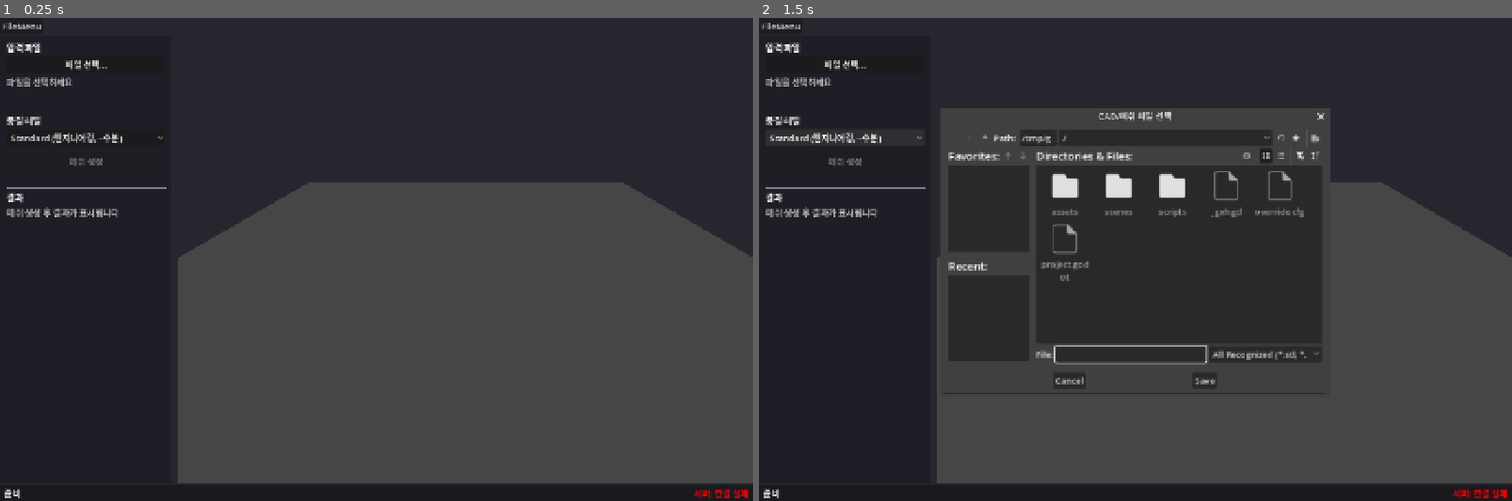
Above: before the commit, frames 1-2 (left to right).
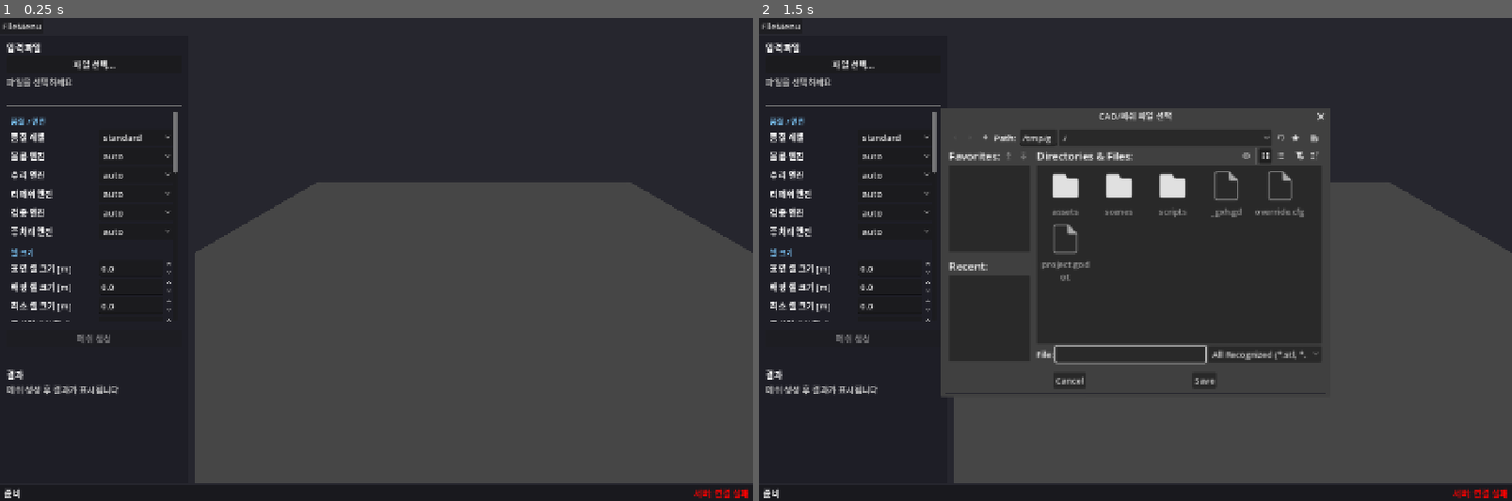
Above: after the commit, the same moments.

Repository: younglin90/AutoTessell
Game: Godot game, scene res://scenes/main.tscn
Same seed, same stepped clock (60 frames per second), same inputs: the game is played once before the commit and once after it.
Inputs (mouse positions are in pixels of both pictures, inside the frame that each line leads up to):
- Up to frame 1 (0.25 s): no input
- Up to frame 2 (1.5 s): click "파일 선택..." at 0.5 s; click (841, 138) at 1.25 s, where only the run before the commit has a clickable "Standard (엔지니어링, ~수분)"

The runs differ from the first frame. In frame 1, 3.2% of the frame differs, in the area x 0-100%, y 8-97%; in frame 2, 2.9%.

Commit message:
feat: Godot GUI full parameter editing + server integration
Scene (main.tscn):
- Replaced QualitySection with ParamsPanel (scrollable, 30+ params)
- Sidebar now has ScrollContainer for long parameter list
- Split offset increased to 350px for wider sidebar

main_ui.gd:
- Node paths updated for new scene structure
- Uses params_panel.get_ws_start_payload() for WebSocket start
- Removed hardcoded quality_options, all params from ParamsPanel

websocket_client.gd:
- start_mesh_with_params(job_id, payload) sends full param dict
- Reconnection uses payload dict instead of separate args
- Logs full params on connect

server.py:
- WebSocket receives extra_params from GUI
- Strategy override: element_size, base_cell_size, max_cells,
  bl_layers, tetwild_epsilon, snappy_snap_tolerance etc.
- All 30+ CLI options now controllable from Godot GUI

458 tests pass.

Co-Authored-By: Claude Opus 4.6 (1M context) <noreply@anthropic.com>

Diff:
--- a/godot/scenes/main.tscn
+++ b/godot/scenes/main.tscn
@@ -1,9 +1,10 @@
-[gd_scene load_steps=6 format=3]
+[gd_scene load_steps=7 format=3]
 
 [ext_resource type="Script" path="res://scripts/main_ui.gd" id="1"]
 [ext_resource type="Script" path="res://scripts/mesh_viewer.gd" id="2"]
 [ext_resource type="Script" path="res://scripts/sidebar.gd" id="3"]
 [ext_resource type="Script" path="res://scripts/status_bar.gd" id="4"]
+[ext_resource type="Script" path="res://scripts/params_panel.gd" id="5"]
 
 [sub_resource type="PlaneMesh" id="PlaneMesh_grid"]
 size = Vector2(10, 10)
@@ -45,93 +46,86 @@
 [node name="HSplitContainer" type="HSplitContainer" parent="VBoxContainer"]
 layout_mode = 2
 size_flags_vertical = 3
-split_offset = 320
+split_offset = 350
 
 [node name="Sidebar" type="PanelContainer" parent="VBoxContainer/HSplitContainer"]
 layout_mode = 2
-custom_minimum_size = Vector2(300, 0)
+custom_minimum_size = Vector2(340, 0)
 script = ExtResource("3")
 
-[node name="SidebarContent" type="VBoxContainer" parent="VBoxContainer/HSplitContainer/Sidebar"]
+[node name="SidebarScroll" type="ScrollContainer" parent="VBoxContainer/HSplitContainer/Sidebar"]
+layout_mode = 2
+size_flags_vertical = 3
+horizontal_scroll_mode = 0
+
+[node name="SidebarContent" type="VBoxContainer" parent="VBoxContainer/HSplitContainer/Sidebar/SidebarScroll"]
+layout_mode = 2
+size_flags_horizontal = 3
+
+[node name="FileSection" type="VBoxContainer" parent="VBoxContainer/HSplitContainer/Sidebar/SidebarScroll/SidebarContent"]
 layout_mode = 2
 
-[node name="FileSection" type="VBoxContainer" parent="VBoxContainer/HSplitContainer/Sidebar/SidebarContent"]
-layout_mode = 2
-
-[node name="FileLabel" type="Label" parent="VBoxContainer/HSplitContainer/Sidebar/SidebarContent/FileSection"]
+[node name="FileLabel" type="Label" parent="VBoxContainer/HSplitContainer/Sidebar/SidebarScroll/SidebarContent/FileSection"]
 layout_mode = 2
 text = "입력 파일"
 theme_override_font_sizes/font_size = 16
 
-[node name="FileButton" type="Button" parent="VBoxContainer/HSplitContainer/Sidebar/SidebarContent/FileSection"]
+[node name="FileButton" type="Button" parent="VBoxContainer/HSplitContainer/Sidebar/SidebarScroll/SidebarContent/FileSection"]
 layout_mode = 2
 text = "파일 선택..."
 
-[node name="FileInfo" type="RichTextLabel" parent="VBoxContainer/HSplitContainer/Sidebar/SidebarContent/FileSection"]
+[node name="FileInfo" type="RichTextLabel" parent="VBoxContainer/HSplitContainer/Sidebar/SidebarScroll/SidebarContent/FileSection"]
 layout_mode = 2
-custom_minimum_size = Vector2(0, 60)
+custom_minimum_size = Vector2(0, 50)
 bbcode_enabled = true
 text = "[color=gray]파일을 선택하세요[/color]"
 fit_content = true
 
-[node name="Sep1" type="HSeparator" parent="VBoxContainer/HSplitContainer/Sidebar/SidebarContent"]
+[node name="Sep1" type="HSeparator" parent="VBoxContainer/HSplitContainer/Sidebar/SidebarScroll/SidebarContent"]
 layout_mode = 2
 
-[node name="QualitySection" type="VBoxContainer" parent="VBoxContainer/HSplitContainer/Sidebar/SidebarContent"]
+[node name="ParamsPanel" type="PanelContainer" parent="VBoxContainer/HSplitContainer/Sidebar/SidebarScroll/SidebarContent"]
+layout_mode = 2
+size_flags_vertical = 3
+custom_minimum_size = Vector2(0, 400)
+script = ExtResource("5")
+
+[node name="Sep2" type="HSeparator" parent="VBoxContainer/HSplitContainer/Sidebar/SidebarScroll/SidebarContent"]
 layout_mode = 2
 
-[node name="QualityLabel" type="Label" parent="VBoxContainer/HSplitContainer/Sidebar/SidebarContent/QualitySection"]
-layout_mode = 2
-text = "품질 레벨"
-theme_override_font_sizes/font_size = 16
-
-[node name="QualityOptions" type="OptionButton" parent="VBoxContainer/HSplitContainer/Sidebar/SidebarContent/QualitySection"]
-layout_mode = 2
-item_count = 3
-popup/item_0/text = "Draft (빠른 검증, ~1초)"
-popup/item_0/id = 0
-popup/item_1/text = "Standard (엔지니어링, ~수분)"
-popup/item_1/id = 1
-popup/item_2/text = "Fine (최종 CFD, ~30분+)"
-popup/item_2/id = 2
-selected = 1
-
-[node name="Sep2" type="HSeparator" parent="VBoxContainer/HSplitContainer/Sidebar/SidebarContent"]
+[node name="ActionSection" type="VBoxContainer" parent="VBoxContainer/HSplitContainer/Sidebar/SidebarScroll/SidebarContent"]
 layout_mode = 2
 
-[node name="ActionSection" type="VBoxContainer" parent="VBoxContainer/HSplitContainer/Sidebar/SidebarContent"]
-layout_mode = 2
-
-[node name="GenerateButton" type="Button" parent="VBoxContainer/HSplitContainer/Sidebar/SidebarContent/ActionSection"]
+[node name="GenerateButton" type="Button" parent="VBoxContainer/HSplitContainer/Sidebar/SidebarScroll/SidebarContent/ActionSection"]
 layout_mode = 2
 text = "메쉬 생성"
 disabled = true
 
-[node name="ProgressBar" type="ProgressBar" parent="VBoxContainer/HSplitContainer/Sidebar/SidebarContent/ActionSection"]
+[node name="ProgressBar" type="ProgressBar" parent="VBoxContainer/HSplitContainer/Sidebar/SidebarScroll/SidebarContent/ActionSection"]
 layout_mode = 2
 value = 0.0
 show_percentage = true
 visible = false
 
-[node name="ProgressLabel" type="Label" parent="VBoxContainer/HSplitContainer/Sidebar/SidebarContent/ActionSection"]
+[node name="ProgressLabel" type="Label" parent="VBoxContainer/HSplitContainer/Sidebar/SidebarScroll/SidebarContent/ActionSection"]
 layout_mode = 2
 text = ""
 horizontal_alignment = 1
 
-[node name="Sep3" type="HSeparator" parent="VBoxContainer/HSplitContainer/Sidebar/SidebarContent"]
+[node name="Sep3" type="HSeparator" parent="VBoxContainer/HSplitContainer/Sidebar/SidebarScroll/SidebarContent"]
 layout_mode = 2
 
-[node name="ResultSection" type="VBoxContainer" parent="VBoxContainer/HSplitContainer/Sidebar/SidebarContent"]
+[node name="ResultSection" type="VBoxContainer" parent="VBoxContainer/HSplitContainer/Sidebar/SidebarScroll/SidebarContent"]
 layout_mode = 2
 
-[node name="ResultLabel" type="Label" parent="VBoxContainer/HSplitContainer/Sidebar/SidebarContent/ResultSection"]
+[node name="ResultLabel" type="Label" parent="VBoxContainer/HSplitContainer/Sidebar/SidebarScroll/SidebarContent/ResultSection"]
 layout_mode = 2
 text = "결과"
 theme_override_font_sizes/font_size = 16
 
-[node name="ResultInfo" type="RichTextLabel" parent="VBoxContainer/HSplitContainer/Sidebar/SidebarContent/ResultSection"]
+[node name="ResultInfo" type="RichTextLabel" parent="VBoxContainer/HSplitContainer/Sidebar/SidebarScroll/SidebarContent/ResultSection"]
 layout_mode = 2
-custom_minimum_size = Vector2(0, 200)
+custom_minimum_size = Vector2(0, 150)
 bbcode_enabled = true
 text = "[color=gray]메쉬 생성 후 결과가 표시됩니다[/color]"
 fit_content = true
--- a/godot/scripts/main_ui.gd
+++ b/godot/scripts/main_ui.gd
@@ -8,28 +8,24 @@
 extends Control
 
 # -----------------------------------------------------------------------
-# Node references
-# -----------------------------------------------------------------------
-@onready var file_button: Button = %FileButton if has_node("%FileButton") else $VBoxContainer/HSplitContainer/Sidebar/SidebarContent/FileSection/FileButton
-@onready var file_info: RichTextLabel = $VBoxContainer/HSplitContainer/Sidebar/SidebarContent/FileSection/FileInfo
-@onready var quality_options: OptionButton = $VBoxContainer/HSplitContainer/Sidebar/SidebarContent/QualitySection/QualityOptions
-@onready var generate_button: Button = $VBoxContainer/HSplitContainer/Sidebar/SidebarContent/ActionSection/GenerateButton
-@onready var progress_bar: ProgressBar = $VBoxContainer/HSplitContainer/Sidebar/SidebarContent/ActionSection/ProgressBar
-@onready var progress_label: Label = $VBoxContainer/HSplitContainer/Sidebar/SidebarContent/ActionSection/ProgressLabel
-@onready var result_info: RichTextLabel = $VBoxContainer/HSplitContainer/Sidebar/SidebarContent/ResultSection/ResultInfo
+# Node references (paths match main.tscn)
+# -----------------------------------------------------------------------
+const _SB := "VBoxContainer/HSplitContainer/Sidebar/SidebarScroll/SidebarContent"
+
+@onready var file_button: Button = get_node(_SB + "/FileSection/FileButton")
+@onready var file_info: RichTextLabel = get_node(_SB + "/FileSection/FileInfo")
+@onready var params_panel: PanelContainer = get_node(_SB + "/ParamsPanel")
+@onready var generate_button: Button = get_node(_SB + "/ActionSection/GenerateButton")
+@onready var progress_bar: ProgressBar = get_node(_SB + "/ActionSection/ProgressBar")
+@onready var progress_label: Label = get_node(_SB + "/ActionSection/ProgressLabel")
+@onready var result_info: RichTextLabel = get_node(_SB + "/ResultSection/ResultInfo")
 @onready var status_label: Label = $VBoxContainer/StatusBar/HBoxContainer/StatusLabel
 @onready var server_status: Label = $VBoxContainer/StatusBar/HBoxContainer/ServerStatus
 @onready var file_dialog: FileDialog = $FileDialog
-## Reference to the 3D viewport container.
 @onready var viewport_area: Control = $VBoxContainer/HSplitContainer/ViewerContainer if has_node("VBoxContainer/HSplitContainer/ViewerContainer") else null
-## MeshViewer Node3D inside the SubViewport.
 @onready var mesh_viewer = $VBoxContainer/HSplitContainer/ViewerContainer/SubViewport/MeshViewer if has_node("VBoxContainer/HSplitContainer/ViewerContainer/SubViewport/MeshViewer") else null
 
 var _selected_file_path: String = ""
-var _quality_map := ["draft", "standard", "fine"]
-
-## 파라미터 패널 (동적 생성 또는 씬에서 연결)
-var _params_panel: RefCounted = null
 
 # -----------------------------------------------------------------------
 # Lifecycle
@@ -39,7 +35,6 @@
 	file_button.pressed.connect(_on_file_button_pressed)
 	file_dialog.file_selected.connect(_on_file_selected)
 	generate_button.pressed.connect(_on_generate_pressed)
-	quality_options.item_selected.connect(_on_quality_selected)
 
 	# WebSocket 시그널
 	WebSocketClient.upload_completed.connect(_on_upload_completed)
@@ -133,14 +128,6 @@
 
 
 # -----------------------------------------------------------------------
-# Quality selection
-# -----------------------------------------------------------------------
-func _on_quality_selected(index: int) -> void:
-	AppState.quality_level = _quality_map[index]
-	status_label.text = "품질: %s" % AppState.quality_level
-
-
-# -----------------------------------------------------------------------
 # Mesh generation
 # -----------------------------------------------------------------------
 func _on_generate_pressed() -> void:
@@ -164,13 +151,19 @@
 	AppState.current_state = AppState.State.MESHING
 	progress_label.text = "메쉬 생성 시작..."
 
-	# WebSocket으로 메쉬 생성 시작
-	WebSocketClient.start_mesh(
-		job_id,
-		AppState.quality_level,
-		AppState.tier_hint,
-		AppState.max_iterations,
-	)
+	# ParamsPanel에서 모든 파라미터를 가져와 WebSocket으로 전달
+	if params_panel and params_panel.has_method("get_ws_start_payload"):
+		var payload: Dictionary = params_panel.get_ws_start_payload()
+		# start_mesh에 전체 payload 전달
+		WebSocketClient.start_mesh_with_params(job_id, payload)
+	else:
+		# fallback: 기본 파라미터
+		WebSocketClient.start_mesh(
+			job_id,
+			AppState.quality_level,
+			AppState.tier_hint,
+			AppState.max_iterations,
+		)
 
 
 # -----------------------------------------------------------------------
--- a/godot/scripts/websocket_client.gd
+++ b/godot/scripts/websocket_client.gd
@@ -48,9 +48,7 @@
 
 # Reconnection state
 var _reconnect_attempts := 0
-var _reconnect_pending_quality := "standard"
-var _reconnect_pending_tier := "auto"
-var _reconnect_pending_max_iter := 3
+var _reconnect_pending_payload: Dictionary = {"action": "start", "quality": "standard", "tier": "auto", "max_iterations": 3}
 
 # Timeout tracking
 var _mesh_start_time := 0.0
@@ -160,12 +158,17 @@
 
 ## 메쉬 생성 시작 (WebSocket). 연결 실패 시 MAX_RECONNECT_ATTEMPTS회까지 재시도한다.
 func start_mesh(job_id: String, quality: String = "standard", tier: String = "auto", max_iterations: int = 3) -> void:
+	var payload := {"action": "start", "quality": quality, "tier": tier, "max_iterations": max_iterations}
+	start_mesh_with_params(job_id, payload)
+
+
+## 전체 파라미터 payload로 메쉬 생성 시작.
+## payload는 params_panel.get_ws_start_payload()에서 생성된 Dictionary.
+func start_mesh_with_params(job_id: String, payload: Dictionary) -> void:
 	_current_job_id = job_id
 	_reconnect_attempts = 0
-	_reconnect_pending_quality = quality
-	_reconnect_pending_tier = tier
-	_reconnect_pending_max_iter = max_iterations
-	_do_connect_mesh(job_id, quality, tier, max_iterations)
+	_reconnect_pending_payload = payload
+	_do_connect_mesh_with_payload(job_id, payload)
 
 
 ## 현재 작업 ID
@@ -177,21 +180,15 @@
 # Internal connection / reconnection
 # -----------------------------------------------------------------------
 
-func _do_connect_mesh(
-	job_id: String,
-	quality: String,
-	tier: String,
-	max_iterations: int,
-) -> void:
+func _do_connect_mesh_with_payload(job_id: String, payload: Dictionary) -> void:
 	var url := "%s/ws/mesh/%s" % [ws_url, job_id]
 	print("[WS] Connecting to %s (attempt %d/%d)" % [url, _reconnect_attempts + 1, MAX_RECONNECT_ATTEMPTS])
-
-	# Reset the peer for a fresh connection
+	print("[WS] Params: %s" % JSON.stringify(payload))
+
 	_ws = WebSocketPeer.new()
 	var err := _ws.connect_to_url(url)
 	if err != OK:
-		_on_connect_failed(job_id, quality, tier, max_iterations,
-			"WebSocket 연결 실패: %d" % err)
+		_on_connect_failed(job_id, payload, "WebSocket 연결 실패: %d" % err)
 		return
 
 	_ws_connected = true
@@ -199,45 +196,31 @@
 	_mesh_start_time = 0.0
 	set_process(true)
 
-	# Wait for handshake then send start command
 	await get_tree().create_timer(0.5).timeout
 
-	# Double-check the connection is still open after the brief wait
 	_ws.poll()
 	if _ws.get_ready_state() != WebSocketPeer.STATE_OPEN:
-		_on_connect_failed(job_id, quality, tier, max_iterations,
-			"WebSocket 연결 끊김 (handshake 실패)")
-		return
-
-	var cmd := JSON.stringify({
-		"action": "start",
-		"quality": quality,
-		"tier": tier,
-		"max_iterations": max_iterations,
-	})
+		_on_connect_failed(job_id, payload, "WebSocket 연결 끊김 (handshake 실패)")
+		return
+
+	# 전체 payload 전송 (quality, tier, max_iterations + 모든 파라미터)
+	payload["action"] = "start"
+	var cmd := JSON.stringify(payload)
 	_ws.send_text(cmd)
 
-	# Arm the mesh timeout counter
 	_mesh_running = true
 	_mesh_start_time = 0.0
-
 	connected.emit()
 
 
-func _on_connect_failed(
-	job_id: String,
-	quality: String,
-	tier: String,
-	max_iterations: int,
-	reason: String,
-) -> void:
+func _on_connect_failed(job_id: String, payload: Dictionary, reason: String) -> void:
 	_reconnect_attempts += 1
 	if _reconnect_attempts < MAX_RECONNECT_ATTEMPTS:
 		print("[WS] %s — retrying in %.0fs (%d/%d)" % [
 			reason, RECONNECT_DELAY_SECONDS, _reconnect_attempts + 1, MAX_RECONNECT_ATTEMPTS
 		])
 		await get_tree().create_timer(RECONNECT_DELAY_SECONDS).timeout
-		_do_connect_mesh(job_id, quality, tier, max_iterations)
+		_do_connect_mesh_with_payload(job_id, payload)
 	else:
 		error_occurred.emit("%s (최대 재시도 횟수 초과)" % reason)
 
Not shown, changed: desktop/server.py
